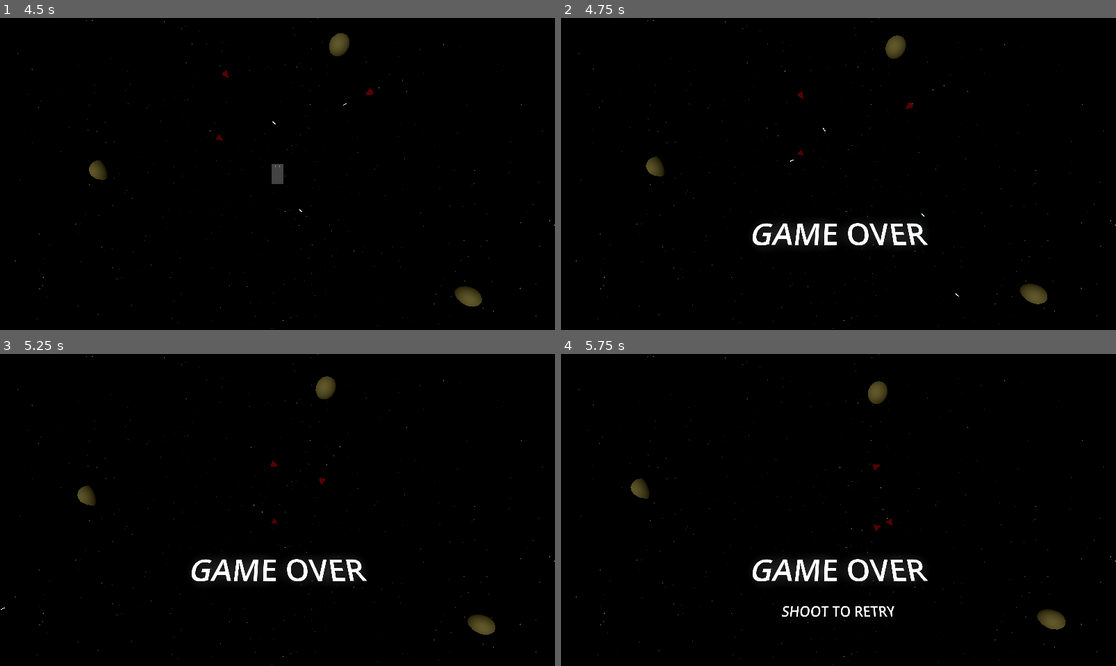
Above: before the commit, frames 1-4 (two rows, left to right).
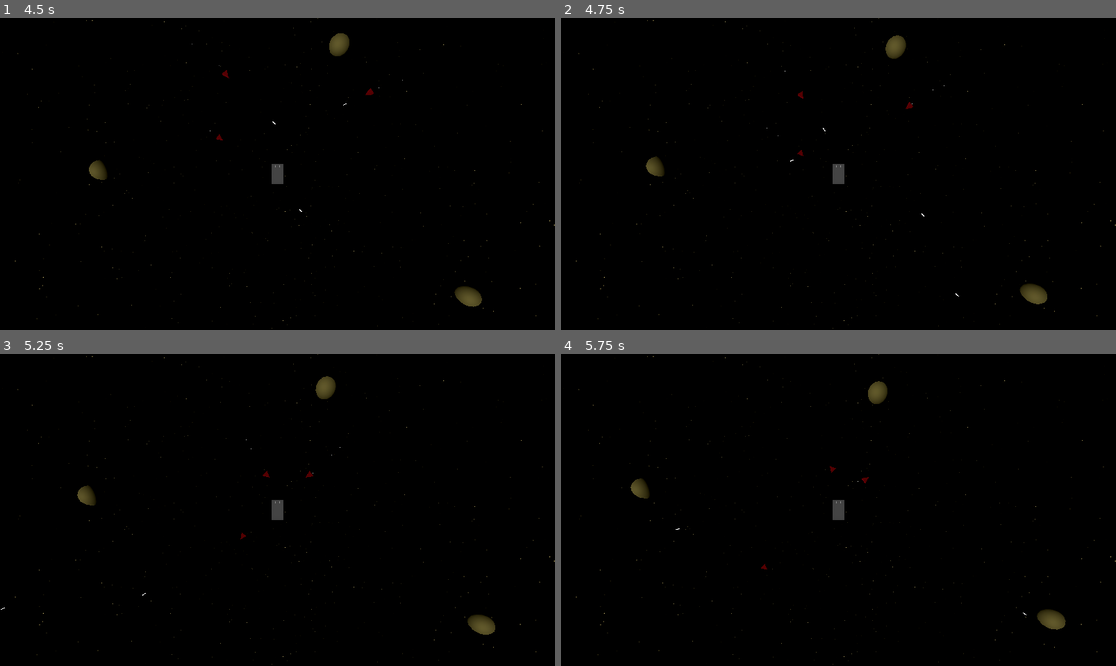
Above: after the commit, the same moments.

Repository: Kazuo256/mothership
Game: Godot game, scene res://main.tscn
Same seed, same stepped clock (60 frames per second), same inputs: the game is played once before the commit and once after it.
Inputs:
- Up to frame 1 (4.5 s): no input
- Up to frame 2 (4.75 s): no input
- Up to frame 3 (5.25 s): no input
- Up to frame 4 (5.75 s): no input

Frame 1 is identical in both runs. In frame 2, 1.4% of the frame differs, in the area x 34-67%, y 27-73%; in frame 3, 1.5%; in frame 4, 1.8%, in the area x 20-84%, y 35-85%.

Commit message:
Kill mothership and win

Diff:
--- a/main.gd
+++ b/main.gd
@@ -10,15 +10,21 @@
 	_load_space()
 
 func _physics_process(_delta):
-	if space != null and space.player == null and not %Gameover.visible:
-		%Gameover.show()
-		await get_tree().create_timer(retry_delay).timeout
-		%Retry.show()
+	if space != null:
+		if space.player == null and not %Gameover.visible:
+			%Gameover.show()
+			await get_tree().create_timer(retry_delay).timeout
+			%Retry.show()
+		if space.mothership == null and not %Win.visible:
+			%Win.show()
+			await get_tree().create_timer(retry_delay).timeout
+			%Retry.show()
 
 func _input(event):
 	if %Retry.visible and event.is_action_pressed("player_shoot_1"):
 		%Retry.hide()
 		%Gameover.hide()
+		%Win.hide()
 		space.tree_exited.connect(_load_space)
 		space.queue_free()
 		space = null
--- a/main.tscn
+++ b/main.tscn
@@ -41,16 +41,22 @@
 
 [node name="CameraFocus" parent="." instance=ExtResource("3_y3f2d")]
 
-[node name="Gameover" type="Node3D" parent="CameraFocus"]
+[node name="Alerts" type="Node3D" parent="CameraFocus"]
+transform = Transform3D(1, 0, 0, 0, -0.574391, 0.818581, 0, -0.818581, -0.574391, 0, 4.63882, 1.55355)
+
+[node name="Gameover" type="Label3D" parent="CameraFocus/Alerts"]
 unique_name_in_owner = true
-transform = Transform3D(1, 0, 0, 0, -0.574391, 0.818581, 0, -0.818581, -0.574391, 0, 4.63882, 1.55355)
 visible = false
-
-[node name="Label3D" type="Label3D" parent="CameraFocus/Gameover"]
 text = "GAME OVER"
 font_size = 160
 
-[node name="Retry" type="Label3D" parent="CameraFocus/Gameover"]
+[node name="Win" type="Label3D" parent="CameraFocus/Alerts"]
+unique_name_in_owner = true
+visible = false
+text = "YOU WIN"
+font_size = 160
+
+[node name="Retry" type="Label3D" parent="CameraFocus/Alerts"]
 unique_name_in_owner = true
 transform = Transform3D(1, 0, 0, 0, 1, 0, 0, 0, 1, 0, -1, 0)
 visible = false
--- a/space/entity/ship/mothership/mothership.gd
+++ b/space/entity/ship/mothership/mothership.gd
@@ -1,4 +1,4 @@
-extends CharacterBody3D
+class_name Mothership extends CharacterBody3D
 
 @export var fighter_max := 20
 
--- a/space/entity/ship/mothership/mothership.tscn
+++ b/space/entity/ship/mothership/mothership.tscn
@@ -1,9 +1,11 @@
-[gd_scene load_steps=9 format=3 uid="uid://b75w5l33qdiwg"]
+[gd_scene load_steps=11 format=3 uid="uid://b75w5l33qdiwg"]
 
 [ext_resource type="Script" path="res://space/entity/ship/mothership/mothership.gd" id="1_aoe5k"]
 [ext_resource type="Script" path="res://space/entity/property/ship_controller.gd" id="1_gteac"]
 [ext_resource type="Script" path="res://space/entity/property/gun.gd" id="2_7mr5l"]
 [ext_resource type="PackedScene" uid="uid://fhymupg8nv7x" path="res://space/entity/ship/fighter/fighter.tscn" id="3_kuhhp"]
+[ext_resource type="Script" path="res://space/entity/property/hurtbox.gd" id="5_r4eqm"]
+[ext_resource type="Script" path="res://space/entity/property/destruction.gd" id="6_lg8ye"]
 
 [sub_resource type="StandardMaterial3D" id="StandardMaterial3D_kxh4a"]
 albedo_color = Color(0.2, 0.0470588, 0.403922, 1)
@@ -26,7 +28,7 @@
 top_radius = 0.0
 height = 1.0
 
-[node name="Mothership" type="CharacterBody3D"]
+[node name="Mothership" type="CharacterBody3D" groups=["mothership"]]
 collision_layer = 6
 collision_mask = 4
 script = ExtResource("1_aoe5k")
@@ -54,3 +56,18 @@
 [node name="MeshInstance3D" type="MeshInstance3D" parent="Gun"]
 transform = Transform3D(2.98023e-08, 1, 4.37114e-08, 0, -4.37114e-08, 1, 1, -2.98023e-08, -8.88178e-16, 0, 0, 0)
 mesh = SubResource("CylinderMesh_tanj5")
+
+[node name="Hurtbox" type="Area3D" parent="."]
+collision_layer = 2
+collision_mask = 0
+script = ExtResource("5_r4eqm")
+
+[node name="Shape" type="CollisionShape3D" parent="Hurtbox"]
+transform = Transform3D(1, 0, 0, 0, -4.37114e-08, -1, 0, 1, -4.37114e-08, 0, 0, 0)
+shape = SubResource("CapsuleShape3D_yaxsi")
+
+[node name="Destruction" type="Node3D" parent="."]
+script = ExtResource("6_lg8ye")
+hit_points = 100
+
+[connection signal="destroyed" from="Destruction" to="." method="queue_free"]
--- a/space/entity/ship/player_ship/player_ship.tscn
+++ b/space/entity/ship/player_ship/player_ship.tscn
@@ -110,6 +110,7 @@
 
 [node name="Destruction" type="Node3D" parent="."]
 script = ExtResource("12_fsoxa")
+hit_points = 50
 
 [node name="Debug" type="Label3D" parent="."]
 transform = Transform3D(1, 0, 0, 0, -4.37114e-08, 1, 0, -1, -4.37114e-08, 0, 1.25673, 0)
--- a/space/space.gd
+++ b/space/space.gd
@@ -2,11 +2,19 @@
 
 var camera: Node3D
 var player: PlayerShip
+var mothership: Mothership
 
 func _ready():
 	connect_spawn_signals(self)
 	_find_player()
+	_find_mothership()
+	assert(player != null)
+	assert(mothership != null)
 	_attach_camera_to_player()
+
+func _physics_process(_delta):
+	_find_player()
+	_find_mothership()
 
 func _spawn(node: Node3D):
 	add_child(node)
@@ -21,10 +29,19 @@
 	for node in get_tree().get_nodes_in_group('player'):
 		if node is PlayerShip:
 			player = node
-			break
-	assert(player != null)
+			return
+	player = null
+
+func _find_mothership():
+	for node in get_tree().get_nodes_in_group('mothership'):
+		if node is Mothership:
+			mothership = node
+			return
+	mothership = null
 
 func _attach_camera_to_player():
 	var remote_xform = RemoteTransform3D.new()
 	remote_xform.remote_path = camera.get_path()
+	remote_xform.update_rotation = false
+	remote_xform.update_scale = false
 	player.add_child(remote_xform)
--- a/space/space.tscn
+++ b/space/space.tscn
@@ -9,14 +9,13 @@
 [node name="Space" type="Node3D"]
 script = ExtResource("1_5cuiw")
 
+[node name="DirectionalLight3D" type="DirectionalLight3D" parent="."]
+transform = Transform3D(0.707107, 0.5, -0.5, 0.214196, 0.522425, 0.825344, 0.673884, -0.690704, 0.262312, 0, 0, 0)
+
 [node name="PlayerShip" parent="." instance=ExtResource("2_ibj3n")]
 
-[node name="RemoteTransform3D" type="RemoteTransform3D" parent="PlayerShip"]
-update_rotation = false
-update_scale = false
-
-[node name="DirectionalLight3D" type="DirectionalLight3D" parent="."]
-transform = Transform3D(0.707107, 0.5, -0.5, 0.214196, 0.522425, 0.825344, 0.673884, -0.690704, 0.262312, 0, 0, 0)
+[node name="Mothership" parent="." instance=ExtResource("5_4v7qb")]
+transform = Transform3D(0.564333, 0, -0.825547, 0, 1, 0, 0.825547, 0, 0.564333, -28.5294, 0, -37.9025)
 
 [node name="Fighter" parent="." instance=ExtResource("4_71xu5")]
 transform = Transform3D(1, 0, 0, 0, 1, 0, 0, 0, 1, -1.70531, -1.90735e-06, -5.09459)
@@ -26,9 +25,6 @@
 
 [node name="Fighter3" parent="." instance=ExtResource("4_71xu5")]
 transform = Transform3D(1, 0, 0, 0, 1, 0, 0, 0, 1, -4.42349, 0, 0.942938)
-
-[node name="Mothership" parent="." instance=ExtResource("5_4v7qb")]
-transform = Transform3D(0.564333, 0, -0.825547, 0, 1, 0, 0.825547, 0, 0.564333, -28.5294, 0, -37.9025)
 
 [node name="Asteroid" parent="." instance=ExtResource("4_emhkt")]
 transform = Transform3D(1, 0, 0, 0, 1, 0, 0, 0, 1, 7.00586, 3.8147e-06, -8.46328)
